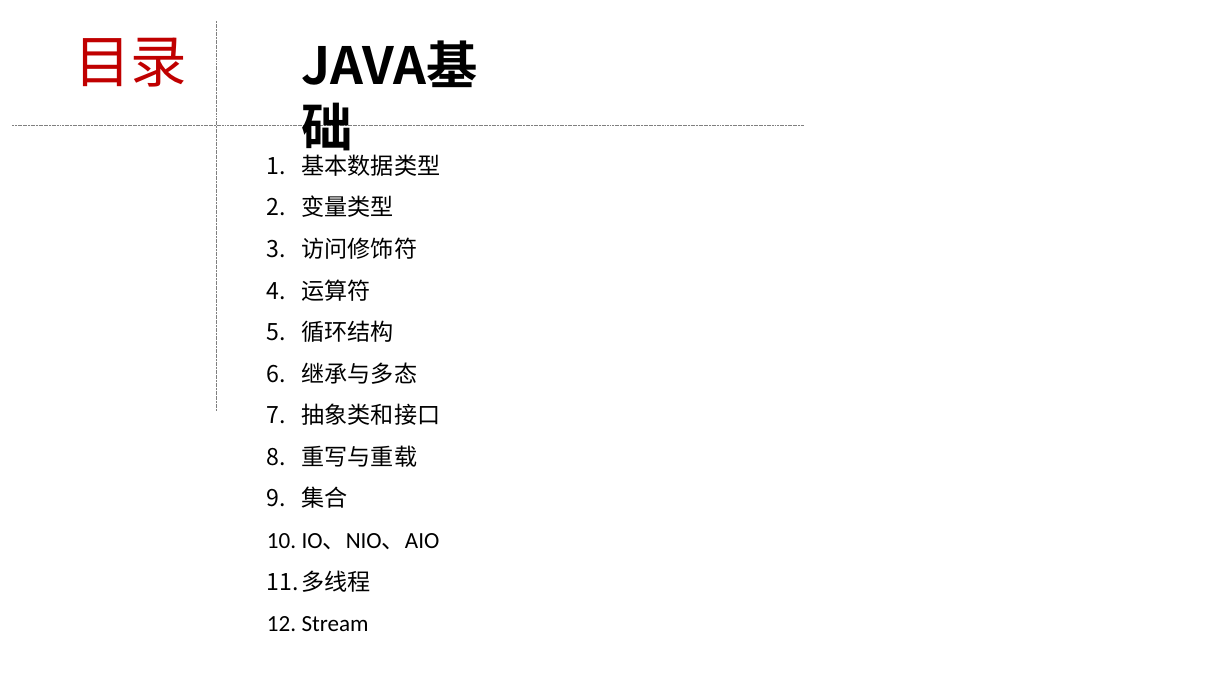
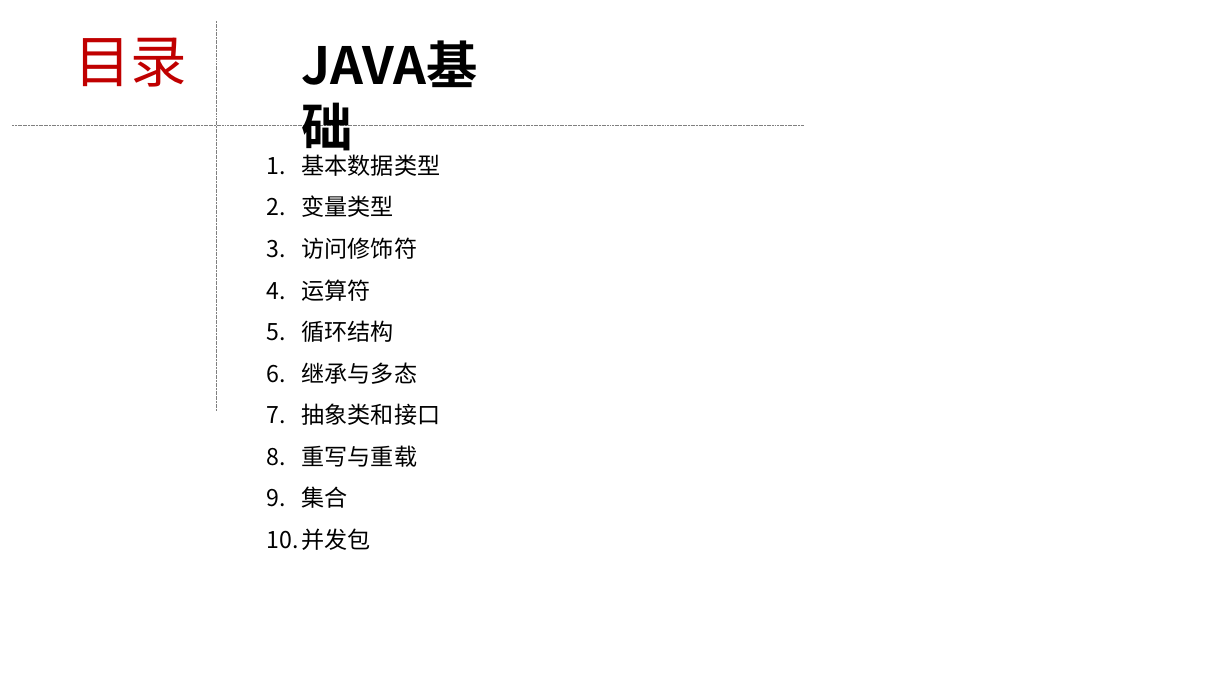
Before and after one commit to zjhfp/zjhfp.github.io, a slide deck: slide 1 of java/笔记/JAVA基础.pptx. Drawn at 1232x693 pixels with LibreOffice and Linux fonts; fonts in the diff are those of the drawing. Boxes give left, top, right and bottom in pixels: in the first picture for what was removed or moved away, otherwise in the second. Text is boxed around its words. In the diff, an @@ line names an element or a change of style, - is before the commit and + after.

```diff
--- a/java/笔记/JAVA基础.pptx
+++ b/java/笔记/JAVA基础.pptx
@@ text at bbox=[302, 528, 371, 550]: text changed @@
-10. IO、NIO、AIO
-11. 多线程
-12. Stream
+10. 并发包
```
Also in this commit, not shown: 1 other slide changed, 4 slides added.
